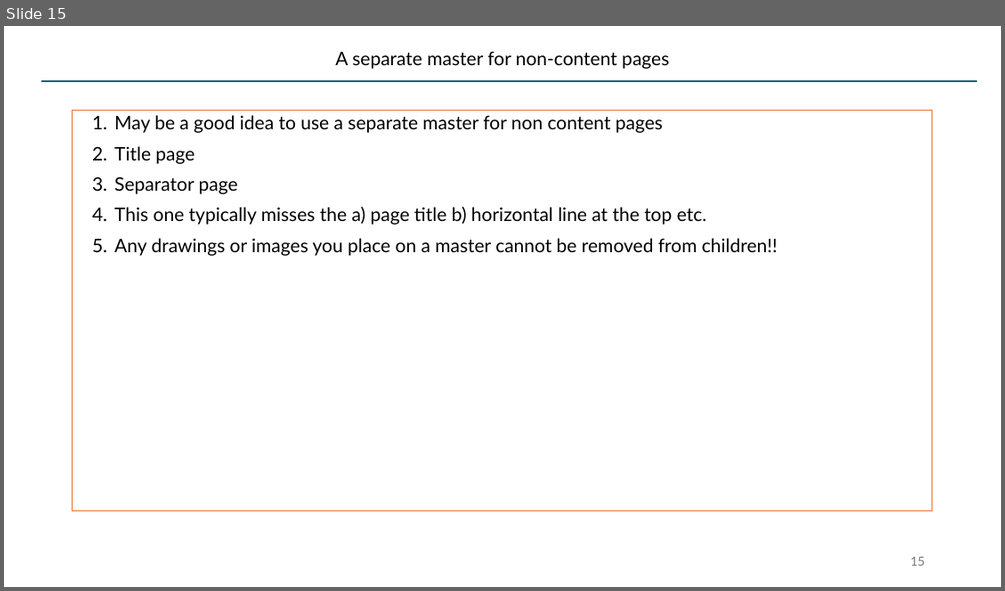
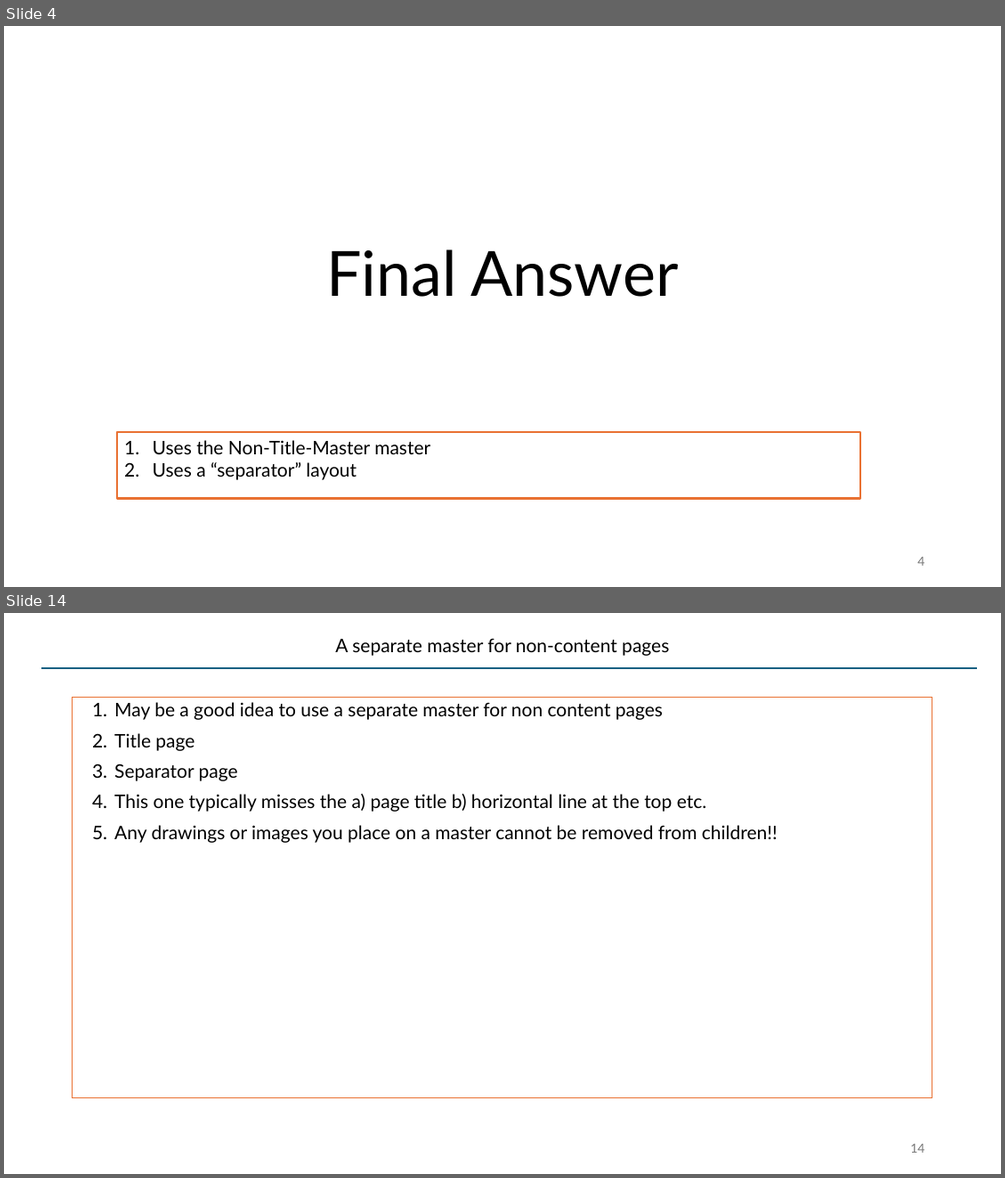
Before and after one commit to SatyaKomatineni/articles-repo, a slide deck: architecture/styling-lists-in-powerpoint.pptx. Shown one above the other, each under a label of ours: slide 15 before the commit, slides 4 and 14 after it; the slides between them are not shown. The pictures are 1005x591 and 1005x1178 pixels, drawn with LibreOffice and Linux fonts; fonts in the diff are those of the drawing. Boxes give left, top, right and bottom in pixels: in the first picture for what was removed or moved away, otherwise in the second. Text is boxed around its words. In the diff, an @@ line names an element or a change of style, - is before the commit and + after.

Commit message:
clarity to ppt master layouts

```diff
--- a/architecture/styling-lists-in-powerpoint.pptx
+++ b/architecture/styling-lists-in-powerpoint.pptx
@@ slide 4 added at (4,26,1001,587), background #FFFFFF @@
@@ title added at (326,249,679,297), 60 pt, text #000000 @@
+Final Answer
@@ rectangle added at (117,432,860,499), outline #E97132 2.25 pt, 18 pt, text #000000 @@
+1. Uses the Non-Title-Master master
+2. Uses a “separator” layout
@@ page number added at (917,556,924,565), 12 pt, text #797979 @@
+4
@@ what was slide 15 is now slide 14 @@
@@ page number at (910,1143,924,1152): text changed @@
-15
+14
```
Also in this commit, not shown: 8 slides changed, 6 other slides added.
